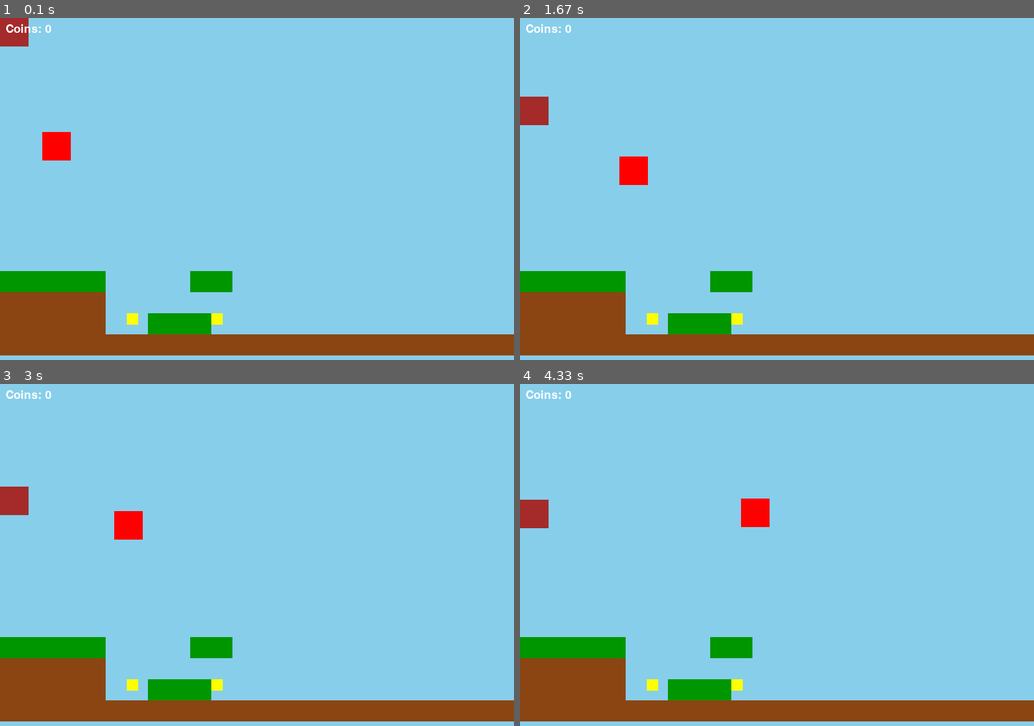
Above: before the commit, frames 1-4 (two rows, left to right).
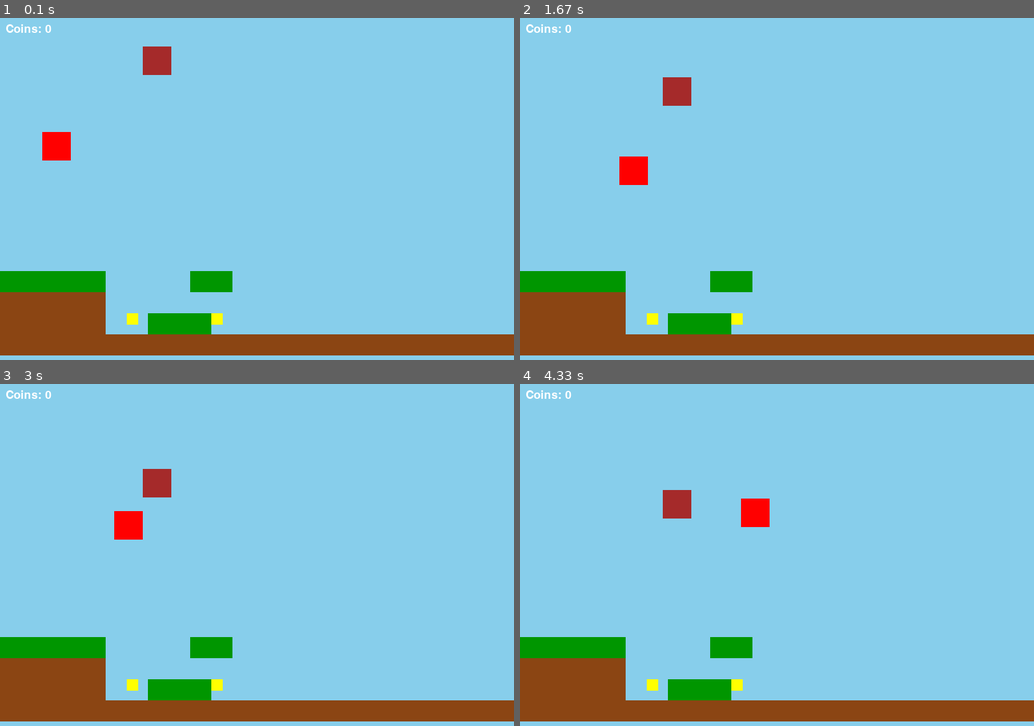
Above: after the commit, the same moments.

Repository: Graciano-B-L-Junior/Gamedevportfolio_pygame
Game: pygame game, started from 2 - Platform game/game.py
Two runs of this game, one before a commit and one after it. Both use one fixed random seed, a clock stepped at 60 frames per second and the inputs below.
Inputs:
- Up to frame 1 (0.1 s): no input
- Up to frame 2 (1.67 s): tap Space at 0.33, 0.73, 1.03, 1.23, 1.57 s; hold Right 0.67-1.13 s; hold Up 1.17-1.47 s; hold Right from 1.5 s (still down)
- Up to frame 3 (3 s): tap Space at 1.87, 2.07, 2.37, 2.63, 2.93 s; release Right at 1.97 s; hold Left 2-2.53 s; hold Left 2.57-2.97 s
- Up to frame 4 (4.33 s): hold Right 3.4-4.03 s; tap Space at 3.47, 3.77, 4.13 s; hold Left from 4.07 s (still down)

The runs differ from the first frame. In frame 1, 0.9% of the frame differs, in the area x 0-34%, y 0-17%; in frame 2, 0.9%, in the area x 0-34%, y 17-32%; in frame 3, 0.9%; in frame 4, 0.9%.

Commit message:
Refactor collision handling in PhysicsEngine; improve player collision detection and integrate player rect handling in Enemy class.

Diff:
--- a/2 - Platform game/Physics/physics.py
+++ b/2 - Platform game/Physics/physics.py
@@ -1,3 +1,4 @@
+from player import Player
 
 class PhysicsEngine:
     def __init__(self):
@@ -18,23 +19,28 @@
 
 
     def collision(self, other):
-        if self.vx > 0:
-            if self.rect.right > other.rect.left and self.rect.left < other.rect.right:
-                self.rect.right = other.rect.left
-                self.vx = 0
-        elif self.vx < 0:
-            if self.rect.left < other.rect.right and self.rect.right > other.rect.left:
-                self.rect.left = other.rect.right
-                self.vx = 0
+        if isinstance(other, Player):
+            other = other.rect
+        if hasattr(self, 'rect'):
+            if self.vx > 0:
+                if self.rect.right > other.left and self.rect.left < other.right:
+                    self.rect.right = other.left
+                    self.vx = 0
+            elif self.vx < 0:
+                if self.rect.left < other.right and self.rect.right > other.left:
+                    self.rect.left = other.right
+                    self.vx = 0
 
-        if self.vy > 0:
-            if self.rect.bottom > other.rect.top and self.rect.top < other.rect.bottom:
-                self.rect.bottom = other.rect.top
-                self.vy = 0
-        elif self.vy < 0:
-            if self.rect.top < other.rect.bottom and self.rect.bottom > other.rect.top:
-                self.rect.top = other.rect.bottom
-                self.vy = 0
+            if self.vy > 0:
+                if self.rect.bottom > other.top and self.rect.top < other.bottom:
+                    self.rect.bottom = other.top
+                    self.vy = 0
+            elif self.vy < 0:
+                if self.rect.top < other.bottom and self.rect.bottom > other.top:
+                    self.rect.top = other.bottom
+                    self.vy = 0
+        else:
+            raise Exception(f"{__class__} doesn't have 'rect' attribute")
 
 
     def update_vx(self, vx):
--- a/2 - Platform game/enemy.py
+++ b/2 - Platform game/enemy.py
@@ -5,22 +5,26 @@
     def __init__(self,x,y,width,height):
         super().__init__()
 
-        self.pos_x = x
-        self.pos_y = y
+        self.x = x
+        self.y = y
         self.width = width
         self.height = height
         self.color_brown = (165, 42, 42)
-        self.rect = pygame.Rect(self.pos_x,self.pos_y,self.width,self.height)
+        self.rect = pygame.Rect(self.x,self.y,self.width,self.height)
         self.other_rects = []
+        self.health = 2
 
 
-    def draw(self,win,other_rects=None):
+    def draw(self,win):
         pygame.draw.rect(win,self.color_brown,self.rect)
 
-    def update(self,delta_time):
+    def update(self,delta_time, other_rects=None, offset_x=0):
         super().update(delta_time)
         self.rect.x = self.get_x()
         self.rect.y = self.get_y()
+        if other_rects and isinstance(other_rects,list):
+            self.set_other_rects(other_rects)
+
 
     def set_other_rects(self,other_rects):
         self.other_rects = other_rects
--- a/2 - Platform game/game.py
+++ b/2 - Platform game/game.py
@@ -21,12 +21,10 @@
         self.screen = pygame.display.set_mode((self.screen_width, self.screen_height))
         pygame.display.set_caption("2D Platformer")
         self.ui = UI(game=self)
-        self.enemy = Enemy(50,50,50,50)
+        self.enemy = Enemy(250,50,50,50)
         self.clock = pygame.time.Clock()
         self.running = True
-        self.platforms = [
-
-        ]
+        self.platforms = []
 
 
         self.TILEMAP = [
@@ -103,8 +101,10 @@
         self.difference = self.cam_offset_x - self.last_cam_offset_x
 
         self.last_cam_offset_x = self.cam_offset_x
+
+        platform_rects = [p[0] for p in self.platforms]
         self.player.update(
-            other_rects=self.platforms,
+            other_rects=platform_rects,
             delta_time=delta_time,
             offset_x=self.difference
         )
@@ -114,9 +114,14 @@
             if coin.collected:
                 self.coins.remove(coin)
 
-        self.enemy.update(delta_time)
-
-
+        self.enemy.update(
+            delta_time,
+            other_rects=[
+                *platform_rects,
+                self.player
+            ],
+            offset_x=self.difference
+        )
 
 
     def draw(self):
--- a/2 - Platform game/player.py
+++ b/2 - Platform game/player.py
@@ -27,7 +27,6 @@
         self.buffer_jump = 0
         self.BUFFER_JUMP_DURATION = 0.15
         self.coins_collected = 0
-
         self.screen_width = game_screen
 
     def draw(self, surface):
@@ -83,12 +82,9 @@
 
 
         self.old_x = self.rect.x
-        offset_x = kwargs.get("offset_x")
-
         self.rect.x += self.dx
 
         for platform in other_rects:
-            platform = platform[0]
             if self.rect.colliderect(platform):
                 mtv_x = self.get_mtv_x(platform, self.dx)
 
@@ -106,20 +102,18 @@
         self.rect.y += self.y_velocity
         self.on_ground = False
         for platform in other_rects:
-            platform = platform[0]
             if self.rect.colliderect(platform):
                 if self.y_velocity > 0:
                     self.rect.y = self.old_y
                     self.y_velocity = 0
                     self.on_ground = True
                     self.coyote_time = self.COYOTE_DURATION
-                    # Verifica se o pulo foi "bufferizado"
                     if self.buffer_jump > 0:
                         self.y_velocity = self.jump_force
                         self.on_ground = False
                         self.is_jumping = True
                         self.coyote_time = 0
-                        self.buffer_jump = 0 # Consome o buffer
+                        self.buffer_jump = 0
                 elif self.y_velocity < 0:
                     self.rect.y = self.old_y
                     self.y_velocity = 0
